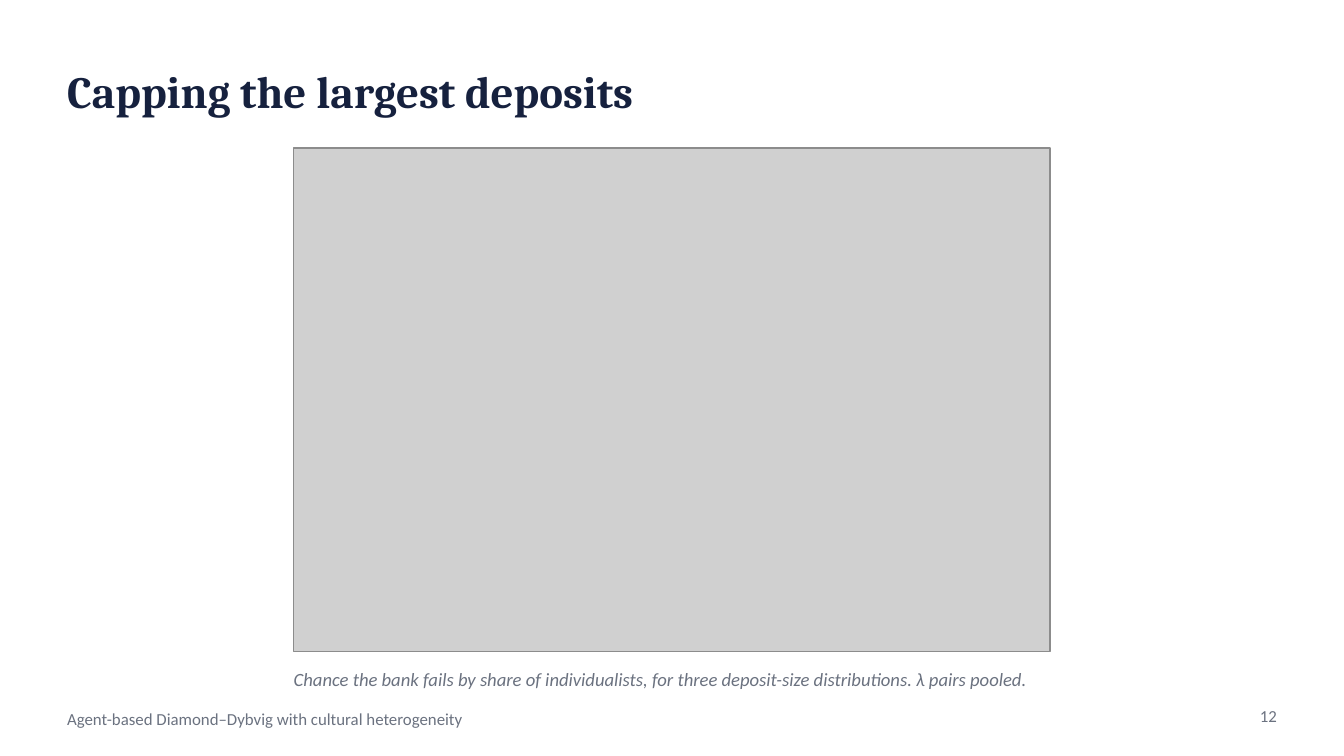
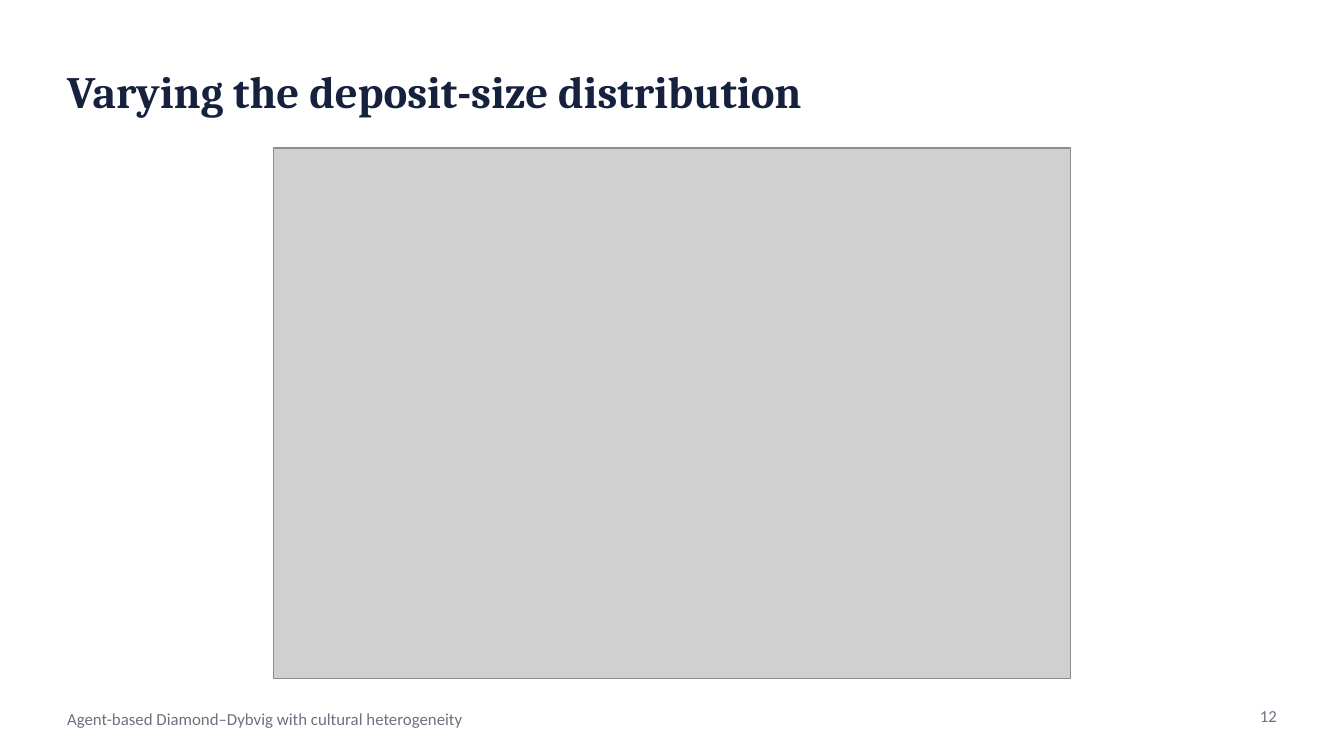
Before and after one commit to wlstover/BankRuns5, a slide deck: slide 12 of docs/deck_2026-10-26_seminar.pptx. Drawn at 1344x756 pixels with LibreOffice and Linux fonts; fonts in the diff are those of the drawing; grey boxes stand for pictures. Boxes give left, top, right and bottom in pixels: in the first picture for what was removed or moved away, otherwise in the second. Text is boxed around its words. In the diff, an @@ line names an element or a change of style, - is before the commit and + after.

```diff
--- a/docs/deck_2026-10-26_seminar.pptx
+++ b/docs/deck_2026-10-26_seminar.pptx
@@ title at bbox=[67, 76, 801, 118]: text changed @@
-Capping the largest deposits
+Varying the deposit-size distribution
@@ picture: place and size @@
-picture at bbox=[294, 148, 1051, 652]
+picture at bbox=[274, 148, 1071, 679]
@@ text removed at bbox=[294, 673, 1026, 689] @@
-Chance the bank fails by share of individualists, for three deposit-size distributions. λ pairs pooled.
```
Also in this commit, not shown: 2 other files.
